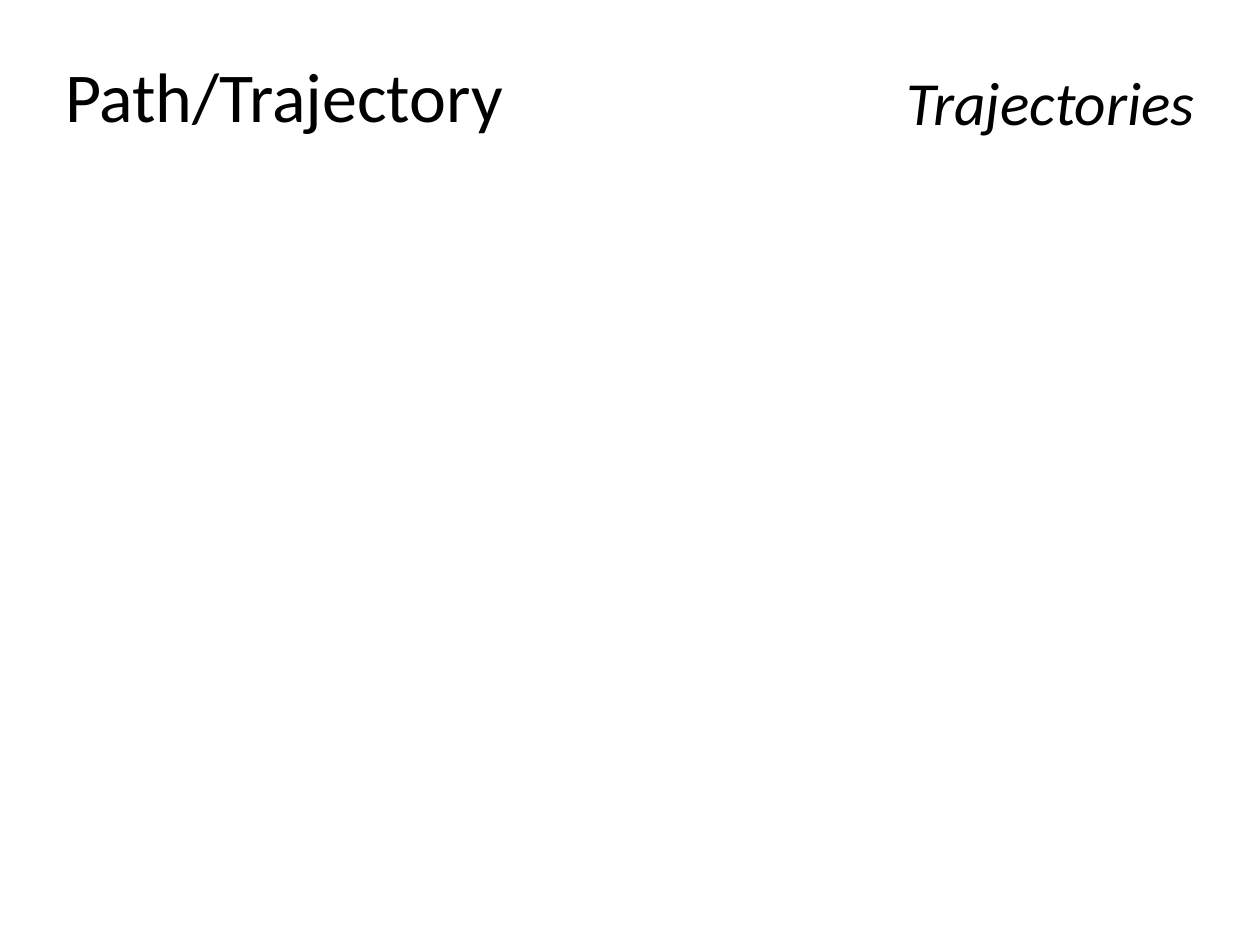
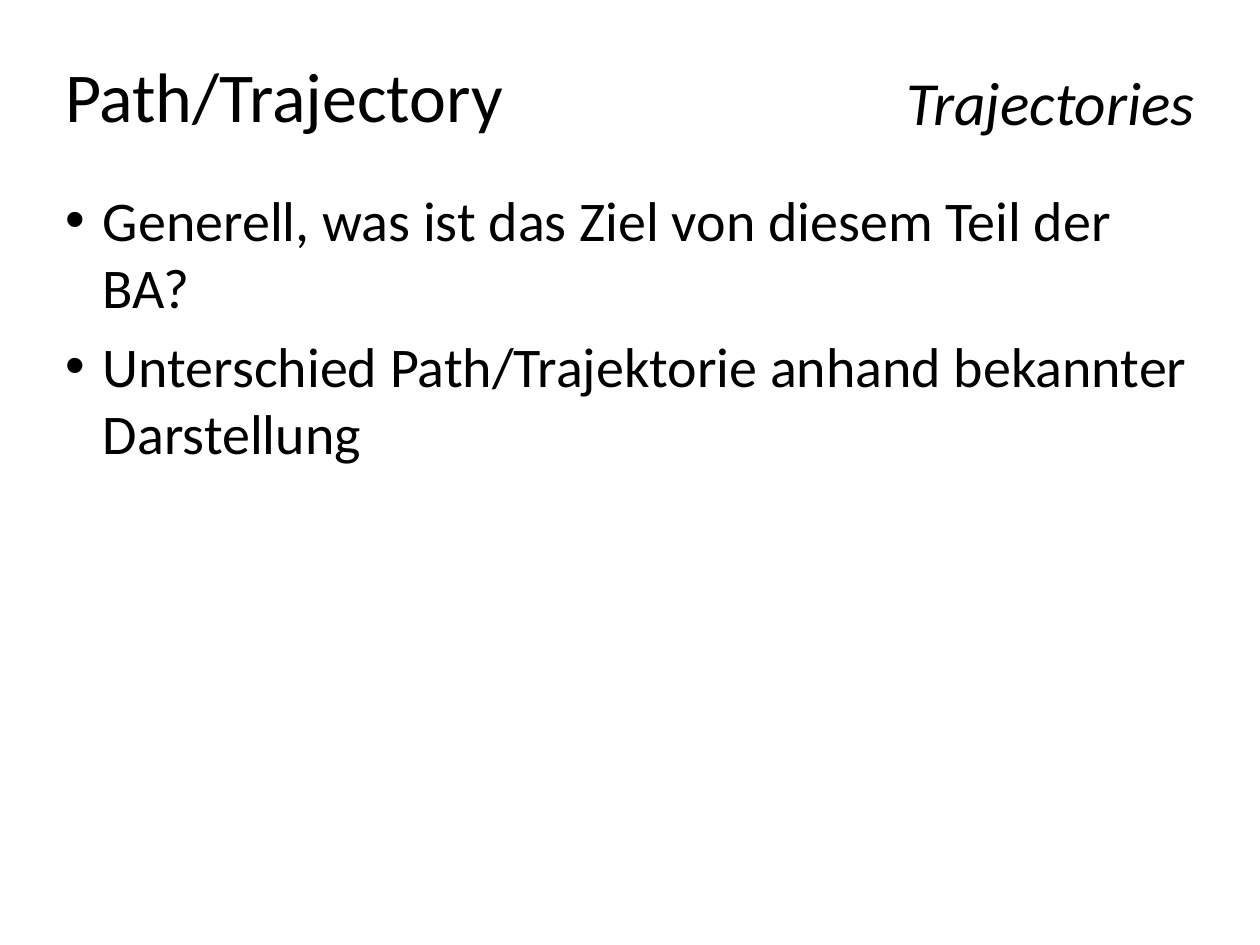
Before and after one commit to skye-HMI/BA-HMI, a slide deck: slide 6 of powerpoint/final_presentation.pptx (slide 5 before the commit). Drawn at 1260x945 pixels with LibreOffice and Linux fonts; fonts in the diff are those of the drawing; background and template pictures are left out. Boxes give left, top, right and bottom in pixels: in the first picture for what was removed or moved away, otherwise in the second. Text is boxed around its words. In the diff, an @@ line names an element or a change of style, - is before the commit and + after.

```diff
--- a/powerpoint/final_presentation.pptx
+++ b/powerpoint/final_presentation.pptx
@@ text added at (103,202,1186,464), 32 pt, text #000000 @@
+• Generell, was ist das Ziel von diesem Teil der BA?
+• Unterschied Path/Trajektorie anhand bekannter Darstellung
```
Also in this commit, not shown: 2 other slides changed, 6 slides added, 1 slide removed.
